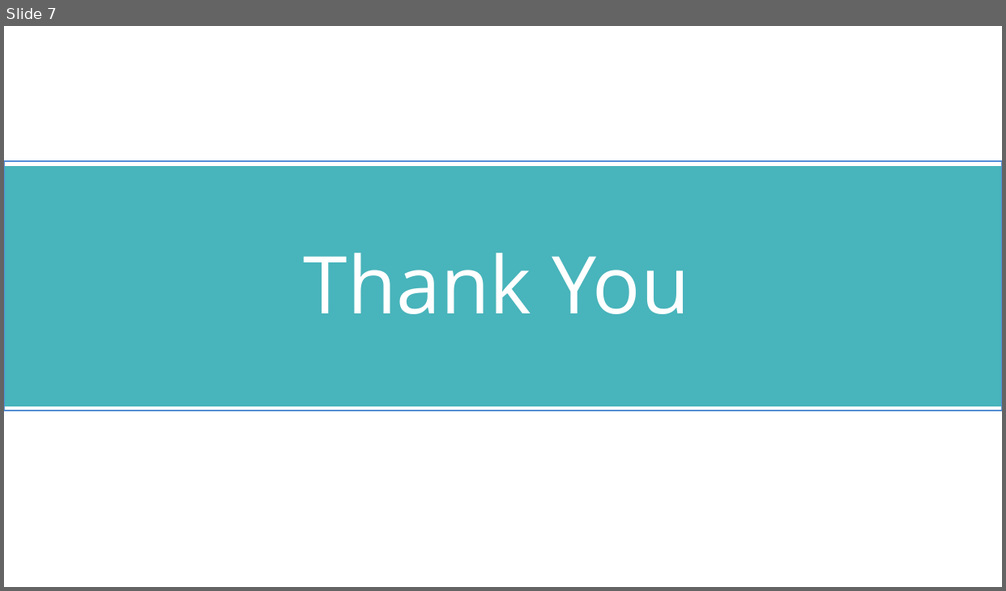
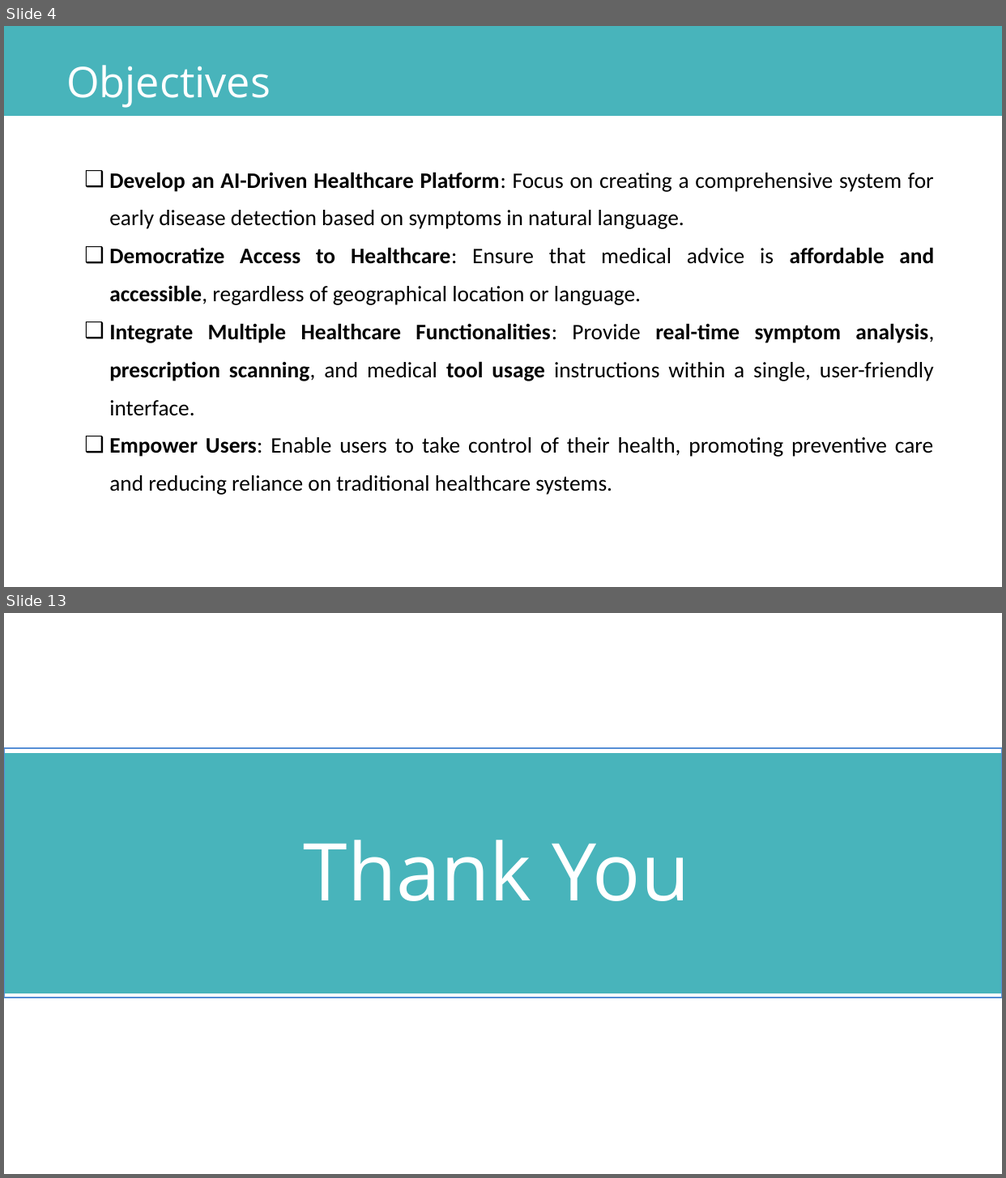
Before and after one commit to prashantzzz/cureAI, a slide deck: CUREAI.pptx. Shown one above the other, each under a label of ours: slide 7 before the commit, slides 4 and 13 after it; the slides between them are not shown. The pictures are 1006x591 and 1006x1178 pixels, drawn with LibreOffice and Linux fonts; fonts in the diff are those of the drawing. Boxes give left, top, right and bottom in pixels: in the first picture for what was removed or moved away, otherwise in the second. Text is boxed around its words. In the diff, an @@ line names an element or a change of style, - is before the commit and + after.

Commit message:
updated app link and added tool option on home page

```diff
--- a/CUREAI.pptx
+++ b/CUREAI.pptx
@@ slide 4 added at [4,26,1002,587], background #FFFFFF @@
@@ freeform shape added at [4,26,1001,116], fill #48B4BB @@
@@ text added at [66,65,270,108], 61 pt, text #FFFFFF @@
+Objectives
@@ text added at [109,172,934,495], 32 pt, text #000000 @@
+  ❑ Develop an AI-Driven Healthcare Platform: Focus on creating a comprehensive system for early disease detection based on symptoms in natural language.
+  ❑ Democratize Access to Healthcare: Ensure that medical advice is affordable and accessible, regardless of geographical location or language.
+  ❑ Integrate Multiple Healthcare Functionalities: Provide real-time symptom analysis, prescription scanning, and medical tool usage instructions within a single, user-friendly interface.
+  ❑ Empower Users: Enable users to take control of their health, promoting preventive care and reducing reliance on traditional healthcare systems.
@@ what was slide 7 is now slide 13 @@
```
Also in this commit, not shown: 5 slides changed, 6 other slides added, 1 slide removed, 3 other files.
